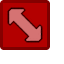
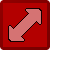
Before/after of a 64x64 layered artwork. What changed in the layer stack:
hid "矢印(右下) 外枠", painted on it over bbox(5, 5, 43, 44)
hid "矢印(右下)内枠" over bbox(9, 9, 41, 41)
showed "矢印(右上) 外枠", painted on it over bbox(5, 5, 43, 44)
showed "矢印(右上)内枠" over bbox(9, 9, 41, 41)
